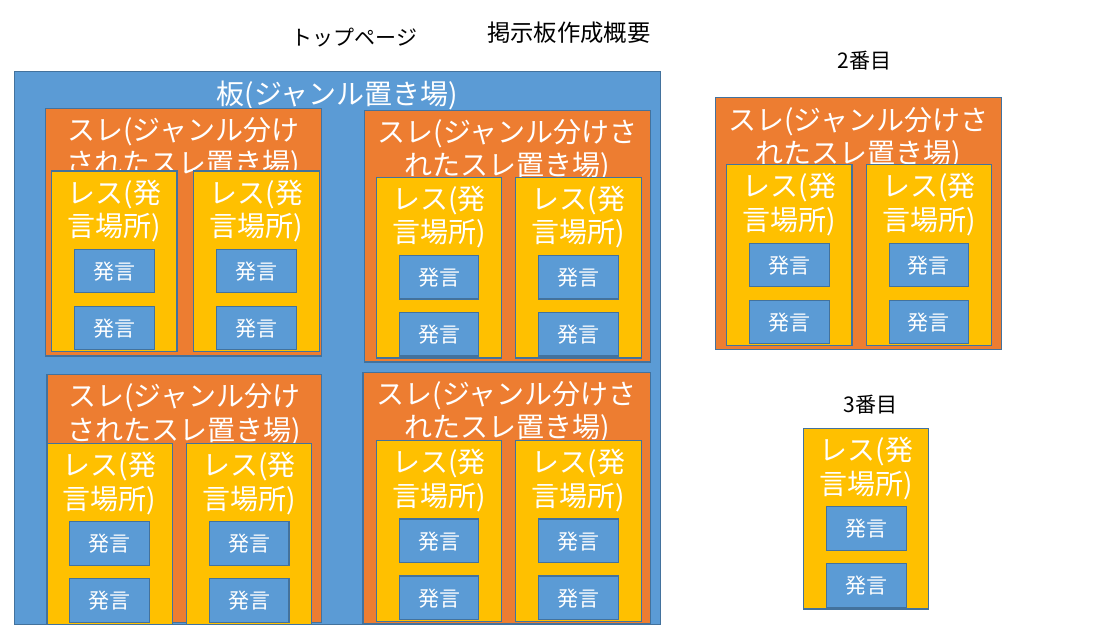
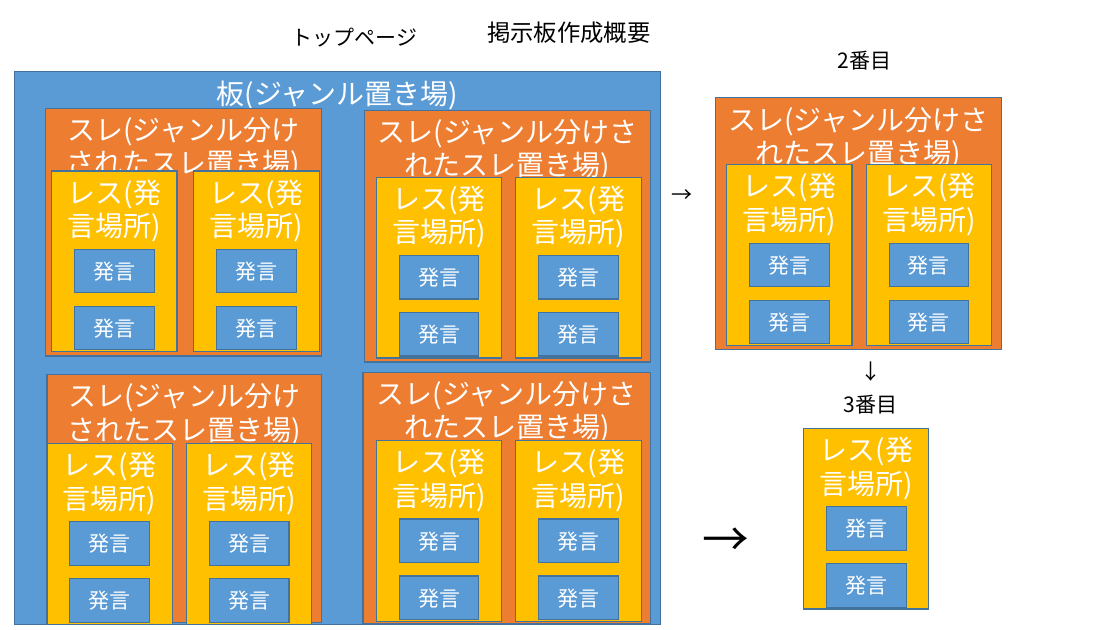
Before and after one commit to Kisaragi02/-, a slide deck: slide 1 of 掲示板制作.pptx. Drawn at 1120x630 pixels with LibreOffice and Linux fonts; fonts in the diff are those of the drawing. Boxes give left, top, right and bottom in pixels: in the first picture for what was removed or moved away, otherwise in the second. Text is boxed around its words. In the diff, an @@ line names an element or a change of style, - is before the commit and + after.

```diff
--- a/掲示板制作.pptx
+++ b/掲示板制作.pptx
@@ text added at box(538, 76, 1053, 574), 18 pt, text #000000 @@
+→
+↓
+→
```
Also in this commit, not shown: 1 slide added.
